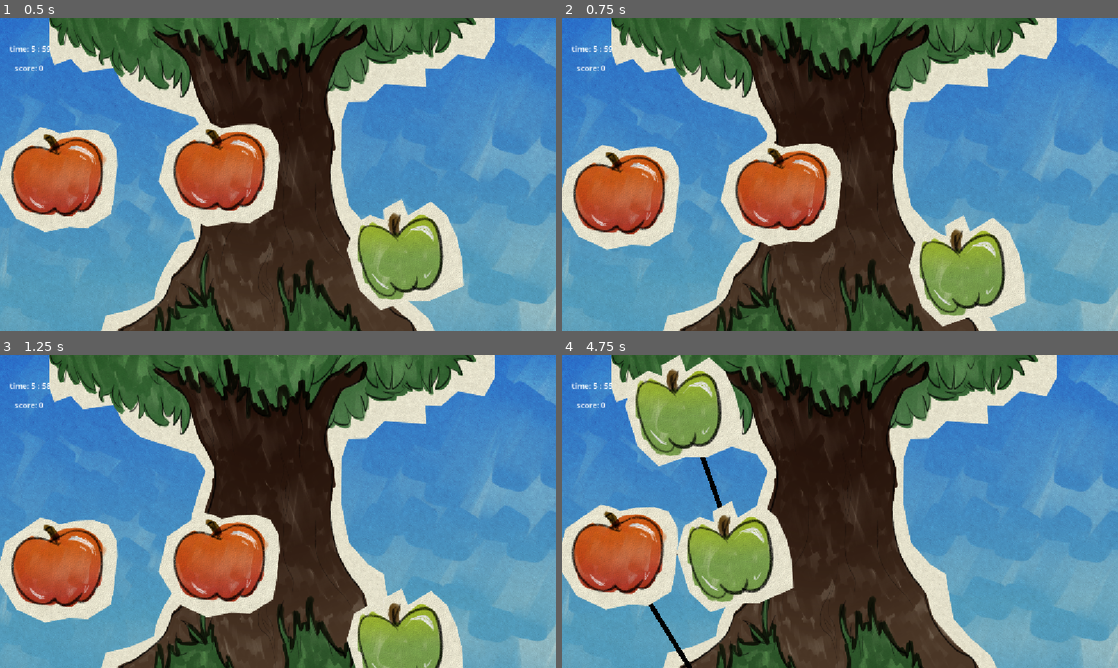
Above: before the commit, frames 1-4 (two rows, left to right).
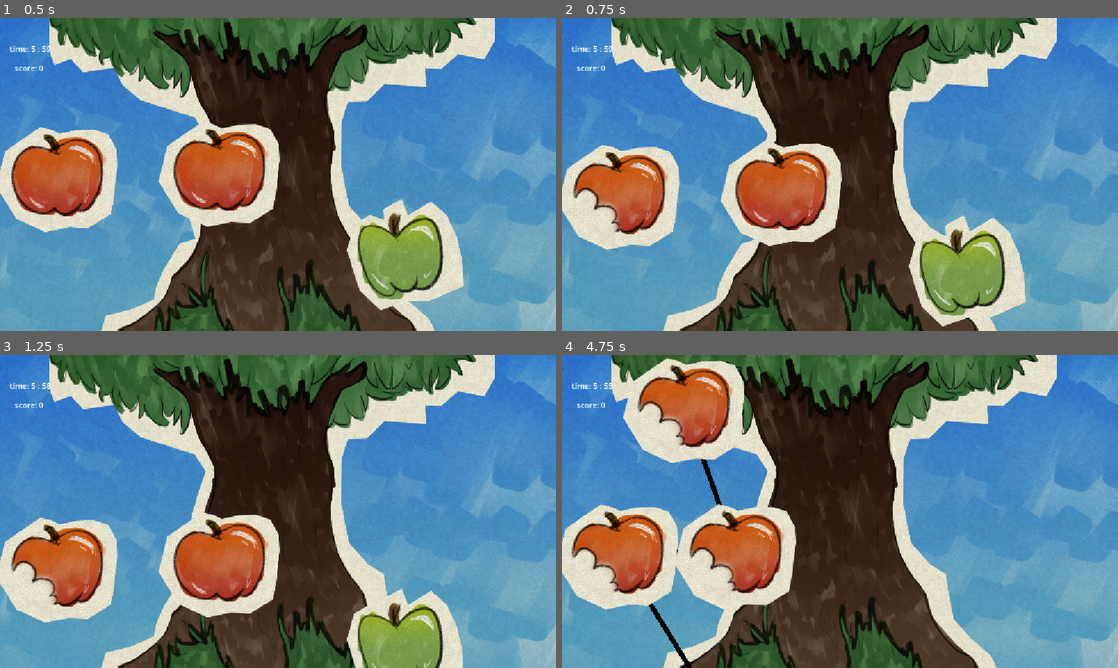
Above: after the commit, the same moments.

Repository: evelicry/Apple-Link
Game: Godot game, scene res://scenes/main.tscn
Same seed, same stepped clock (60 frames per second), same inputs: the game is played once before the commit and once after it.
Inputs (mouse positions are in pixels of both pictures, inside the frame that each line leads up to):
- Up to frame 1 (0.5 s): no input
- Up to frame 2 (0.75 s): move the mouse to (617, 180) at 0.52 s; click (617, 180) at 0.67 s
- Up to frame 3 (1.25 s): no input
- Up to frame 4 (4.75 s): move the mouse to (778, 564) at 1.27 s; click (778, 564) at 1.42 s; move the mouse to (895, 442) at 2.02 s; click (895, 442) at 2.17 s; move the mouse to (617, 414) at 2.77 s; click (617, 414) at 2.92 s; move the mouse to (734, 467) at 3.52 s; click (734, 467) at 3.67 s; move the mouse to (684, 373) at 4.27 s; click (684, 373) at 4.42 s

Frame 1 is identical in both runs. In frame 2, 0.8% of the frame differs, in the area x 2-11%, y 54-69%; in frame 3, 0.8%; in frame 4, 10%, in the area x 1-43%, y 0-82%.

Commit message:
Update RealApple.gd

Diff:
--- a/scripts/RealApple.gd
+++ b/scripts/RealApple.gd
@@ -17,6 +17,7 @@
 var apple_status: AppleStatus = AppleStatus.NOT_HOOKED
 
 func _on_timer_timeout() -> void:
+	texture = load("res://sprites/apples/red.webp")
 	apple_status = AppleStatus.NOT_HOOKED
 
 func _on_area_2d_input_event(viewport: Node, event: InputEvent, shape_idx: int) -> void:
@@ -24,4 +25,5 @@
 
 		if event.button_index == MOUSE_BUTTON_LEFT:
 			apple_status = AppleStatus.HOOKED
+			texture = load("res://sprites/apples/red_bitten.webp")
 			$Timer.start()
